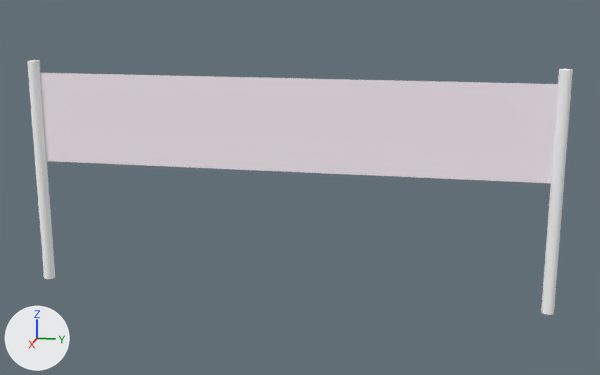
Before and after pictures for a commit that changed the Blender file Tracks/checkpost.blend.
Camera for both pictures: a 50 mm lens placed at (18.07, 3.92, 3.04), pointed at (-0.05, 0.3, -1.49). The axes (+X, +Y, +Z) are drawn at lower left. The lights are the same throughout.
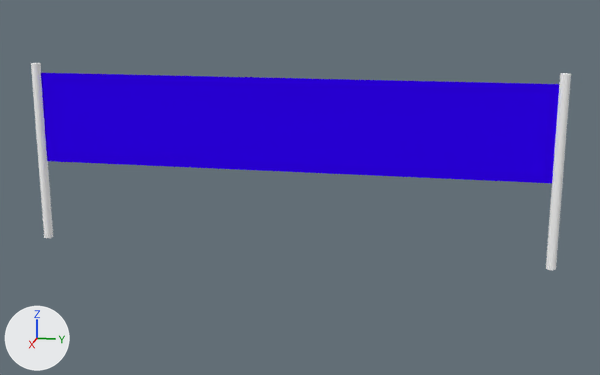
What changed in the scene script:
```text
Change mat_material_001:
    mat_material_001.base_color: (1.0, 0.915, 0.965) -> (0.0322, 0.0, 1.0)  # white #fff5fb -> blue #3200ff
Change ob_cylinder:
    ob_cylinder.location: (0.0, -6.07, -1.41) -> (0.0, -6.01, -0.91)
    ob_cylinder.scale: (0.137, 0.137, 2.69) -> (0.108, 0.108, 2.13)
Change ob_cylinder_001:
    ob_cylinder_001.location: (0.0, 5.92, -1.38) -> (0.0, 5.92, -0.91)
    ob_cylinder_001.scale: (0.137, 0.137, 2.69) -> (0.108, 0.108, 2.13)
```

Boxes (x1, y1, x2, y2) around the edits, measured in the pictures (600 x 375 px):
'Plane', recoloured (white to blue): (40, 73, 559, 183) in both
'Cylinder.001', moved, rescaled (21% narrower, 20% shorter): before (541, 69, 573, 315); after (546, 73, 571, 270)
'Cylinder', moved, rescaled (21% narrower, 20% shorter): before (27, 60, 55, 279); after (31, 63, 53, 238)
